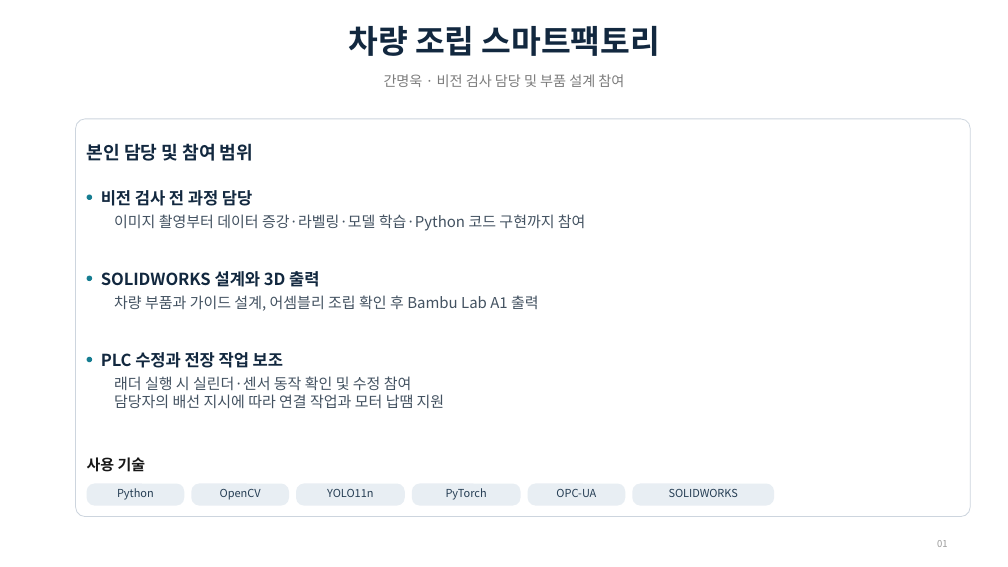
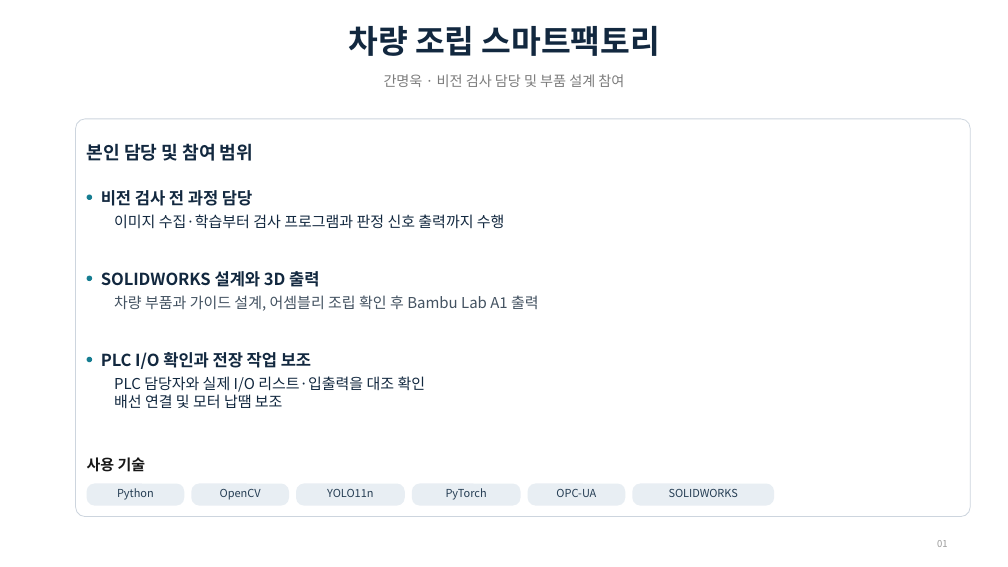
Before and after one commit to ghjyuwe1-sudo/project, a slide deck: slide 1 of portfolio/portfolio.pptx. Drawn at 1008x567 pixels with LibreOffice and Linux fonts; fonts in the diff are those of the drawing. Boxes give left, top, right and bottom in pixels: in the first picture for what was removed or moved away, otherwise in the second. Text is boxed around its words. In the diff, an @@ line names an element or a change of style, - is before the commit and + after.

```diff
--- a/portfolio/portfolio.pptx
+++ b/portfolio/portfolio.pptx
@@ text at [114, 214, 505, 228]: text changed; text colour #435261 to #12283F @@
-이미지 촬영부터 데이터 증강·라벨링·모델 학습·Python 코드 구현까지 참여
+이미지 수집·학습부터 검사 프로그램과 판정 신호 출력까지 수행
@@ text at [101, 352, 311, 369]: text changed @@
-PLC 수정과 전장 작업 보조
+PLC I/O 확인과 전장 작업 보조
@@ text at [114, 376, 426, 408]: text changed; text colour #435261 to #12283F @@
-래더 실행 시 실린더·센서 동작 확인 및 수정 참여
-담당자의 배선 지시에 따라 연결 작업과 모터 납땜 지원
+PLC 담당자와 실제 I/O 리스트·입출력을 대조 확인
+배선 연결 및 모터 납땜 보조
```
Also in this commit, not shown: 6 other slides changed.
